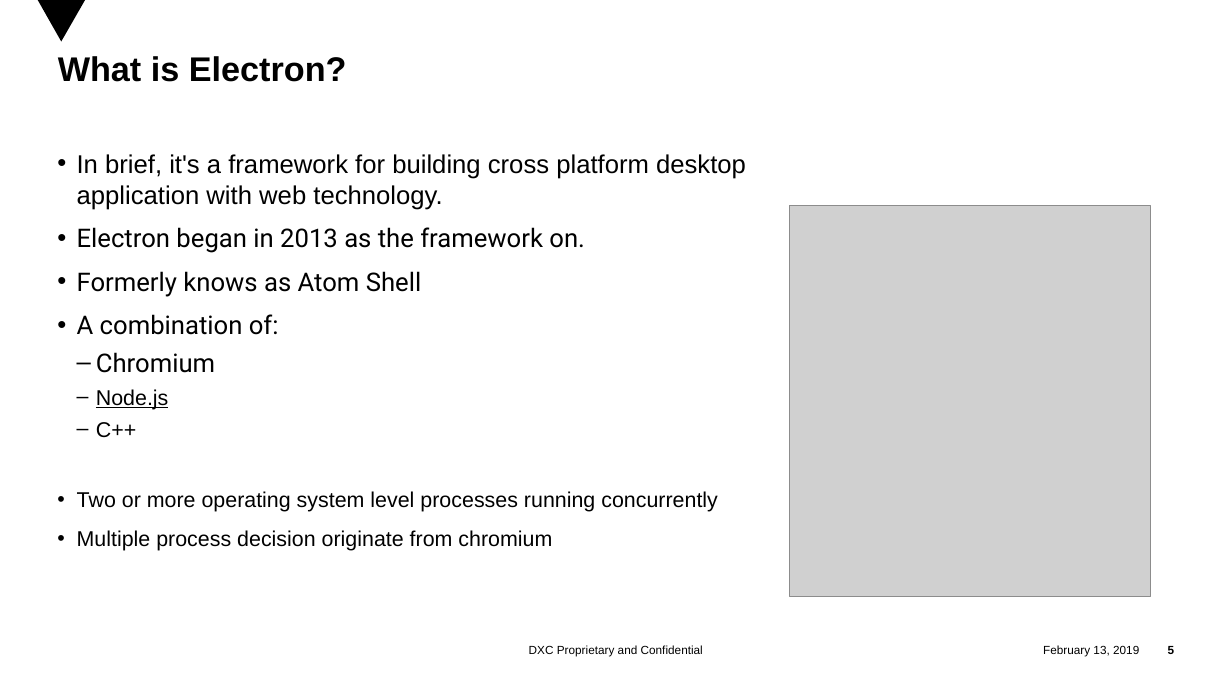
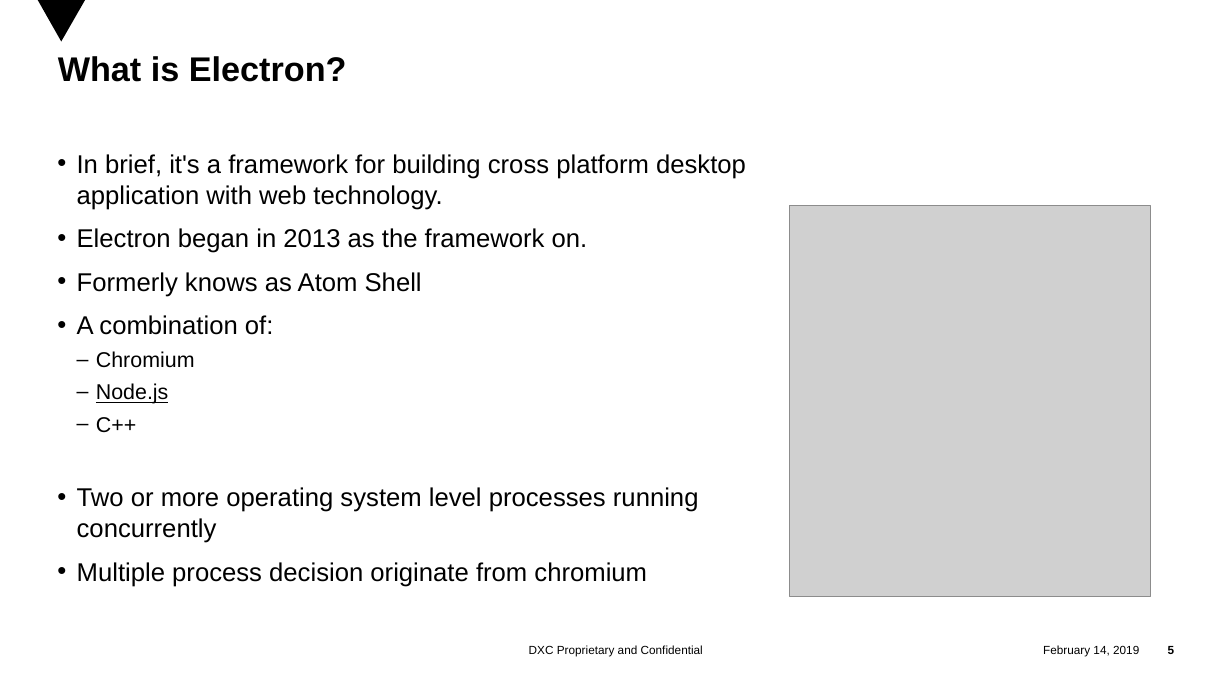
Before and after one commit to trtquan/electron, a slide deck: slide 5 of Electron.pptx. Drawn at 1232x693 pixels with LibreOffice and Linux fonts; fonts in the diff are those of the drawing; grey boxes stand for pictures; background and template pictures are left out. Boxes give left, top, right and bottom in pixels: in the first picture for what was removed or moved away, otherwise in the second. Text is boxed around its words. In the diff, an @@ line names an element or a change of style, - is before the commit and + after.

```diff
--- a/Electron.pptx
+++ b/Electron.pptx
@@ text at <box>77,228,699,587</box>: font Roboto to Arial in "Electron began in 2013 as the framework ...", "Formerly knows as Atom Shell", "A combination of:", "Chromium"; size 24 to 20 pt in "Chromium"; size 20 to 24 pt in "Two or more operating system level processes ...", "Multiple process decision originate from chromium" @@
@@ text at <box>1043,645,1139,657</box>: text changed @@
-February 13, 2019
+February 14, 2019
```
Also in this commit, not shown: 18 other slides changed, 3 other files.
